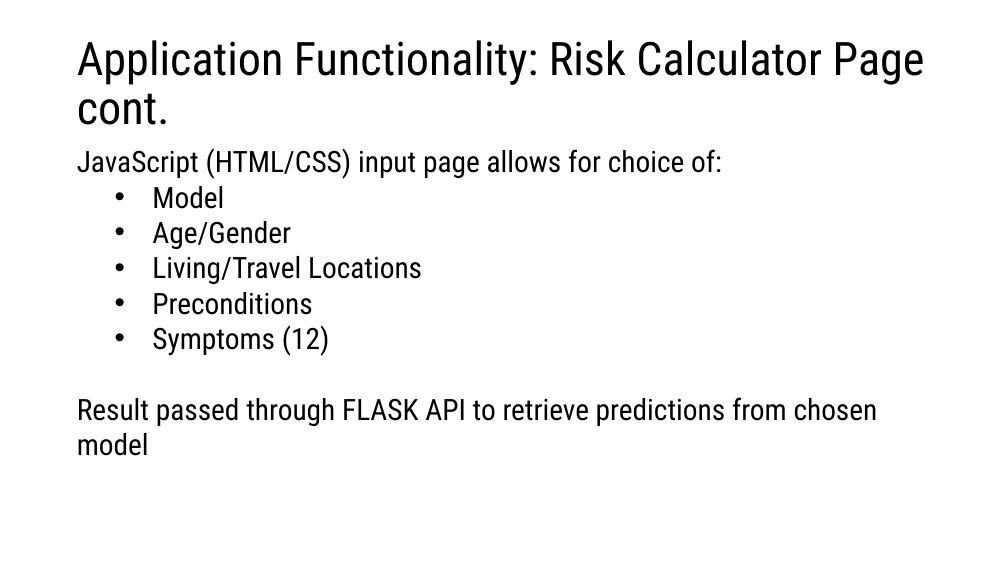
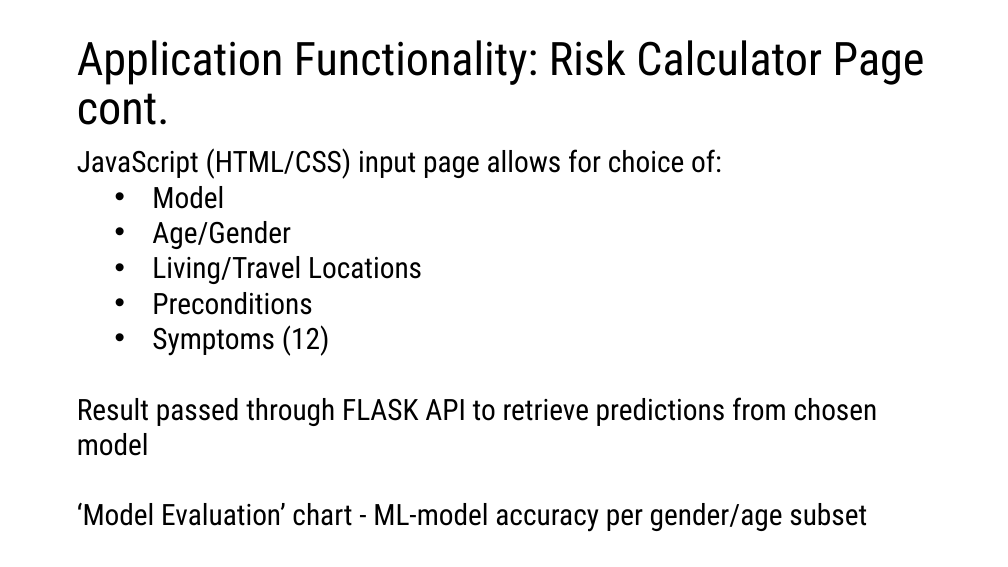
Before and after one commit to DutchDS/Final-Project, a slide deck: slide 6 of Excel and Powerpoints/Final Presentation.pptx. Drawn at 1008x567 pixels with LibreOffice and Linux fonts; fonts in the diff are those of the drawing; background and template pictures are left out. Boxes give left, top, right and bottom in pixels: in the first picture for what was removed or moved away, otherwise in the second. Text is boxed around its words. In the diff, an @@ line names an element or a change of style, - is before the commit and + after.

```diff
--- a/Excel and Powerpoints/Final Presentation.pptx
+++ b/Excel and Powerpoints/Final Presentation.pptx
@@ text at (77, 503, 867, 532): paragraph added @@
+‘Model Evaluation’ chart - ML-model accuracy per gender/age subset
```
Also in this commit, not shown: 2 other slides changed, 4 other files.
